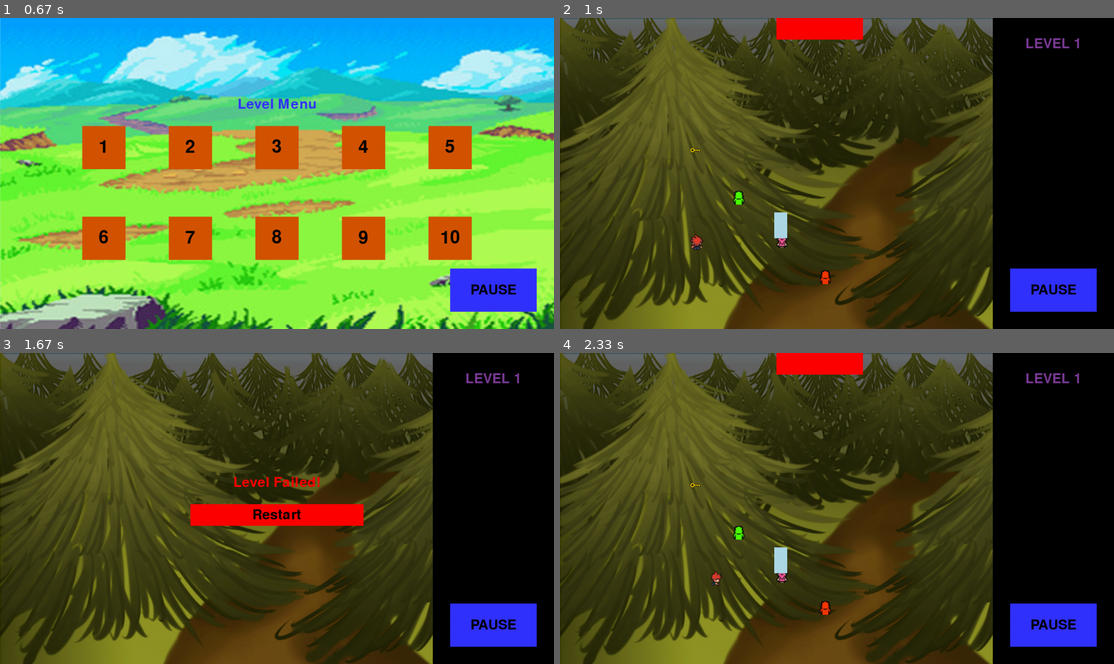
Above: before the commit, frames 1-4 (two rows, left to right).
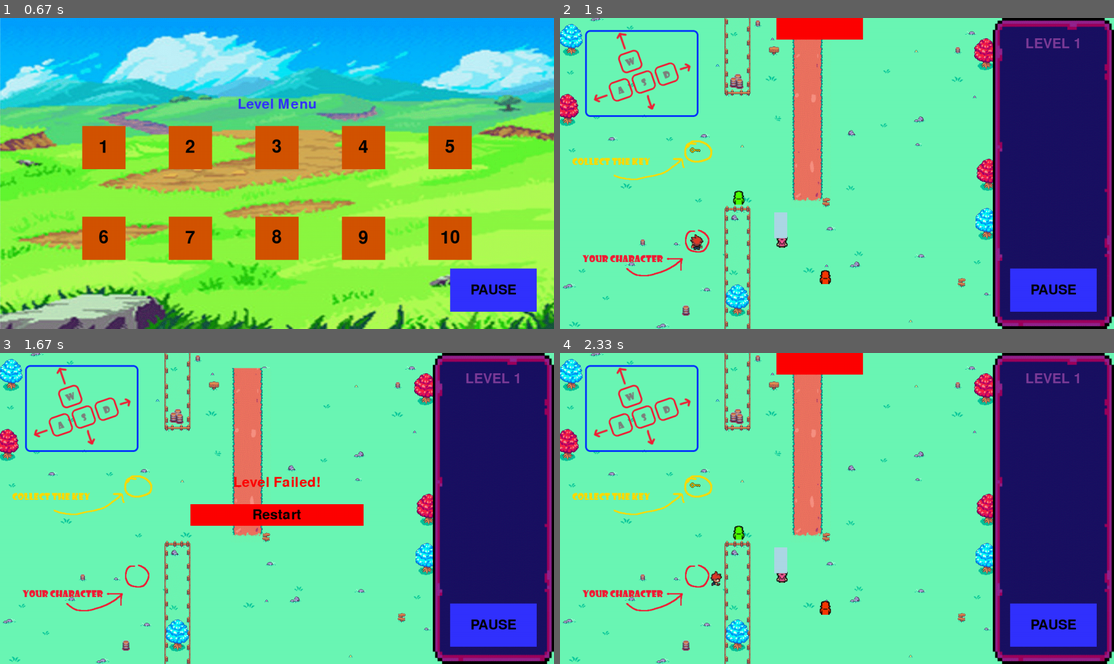
Above: after the commit, the same moments.

Repository: KUP9752/Kagan-Project
Game: pygame game, started from project testing.py
The game is run twice, just before and just after one commit, with the same random seed, the same clock (stepped at 60 frames per second) and the same inputs.
Inputs:
- Up to frame 1 (0.67 s): click "PLAY" at 0.38 s
- Up to frame 2 (1 s): click "1" at 0.72 s
- Up to frame 3 (1.67 s): hold D 1-1.47 s
- Up to frame 4 (2.33 s): click "Restart" at 1.88 s; hold D from 2.17 s (still down)

Frame 1 is identical in both runs. In frame 2, 95% of the frame differs, in the area x 0-100%, y 0-100%; in frame 3, 95%; in frame 4, 95%.

Commit message:
tutorial level added

Diff:
--- a/Project with spritesheet.py
+++ b/Project with spritesheet.py
@@ -3,6 +3,7 @@
 import math
 import json
 from spritesheet import Spritesheet
+from pyggame import mixer
 
 # -- Colours
 BLACK = (0, 0, 0)
@@ -790,8 +791,24 @@
 ###------------------------------------Level Creation Functions---------------------------------###
 def level_1(num):
     Background.update_image('graphics/Backgrounds/Level1.png')
-    print('level 1 - Test Level')
+    print('level 1 - Tutorial Level')
     leveltext_creator(num)
+    create_player(300, 500, 21)
+    create_obstacle(380, 0, 60, 180)
+    create_obstacle(380, 435, 60, 357)
+    create_key(300, 300)
+    create_exit(500, 0, 200, 50)
+    create_enemy(400, 400, 1, 61, 0)
+    create_enemy(500, 500, 2, 61, 150)
+    create_enemy(600, 600, 3, 61, 1)
+    create_enemyobstacle(600, 300, 92)  # has direction direction
+    create_enemyobstacle(700, 300, 0)  # normal enemyobstacle object
+
+
+def level_2(num):
+    Background.update_image('graphics/Backgrounds/Level2.png')
+    leveltext_creator(num)
+    print('level 2 - Test Level')
     create_player(300, 500, 21)
     create_obstacle(100, 100, 100, 200)
     create_key(300, 300)
@@ -801,13 +818,6 @@
     create_enemy(600, 600, 3, 61, 1)
     create_enemyobstacle(600, 300, 92)  # has direction direction
     create_enemyobstacle(700, 300, 0)  # normal enemyobstacle object
-
-
-def level_2(num):
-    Background.update_image('graphics/Backgrounds/Level2.png')
-    leveltext_creator(num)
-    print('level 2')
-
 
 def level_3(num):
     Background.update_image('graphics/Backgrounds/Level3.png')
Binary file changed: graphics/Backgrounds/Level1.png
Binary file added: graphics/GRAPHICS BIG/alternate character (1).png
Binary file added: graphics/GRAPHICS BIG/alternate character (10).png
Binary file added: graphics/GRAPHICS BIG/alternate character (11).png
Binary file added: graphics/GRAPHICS BIG/alternate character (12).png
Binary file added: graphics/GRAPHICS BIG/alternate character (13).png
Binary file added: graphics/GRAPHICS BIG/alternate character (14).png
Binary file added: graphics/GRAPHICS BIG/alternate character (15).png
Binary file added: graphics/GRAPHICS BIG/alternate character (16).png
Binary file added: graphics/GRAPHICS BIG/alternate character (17).png
Binary file added: graphics/GRAPHICS BIG/alternate character (18).png
Binary file added: graphics/GRAPHICS BIG/alternate character (19).png
(and 24 more such lines)
